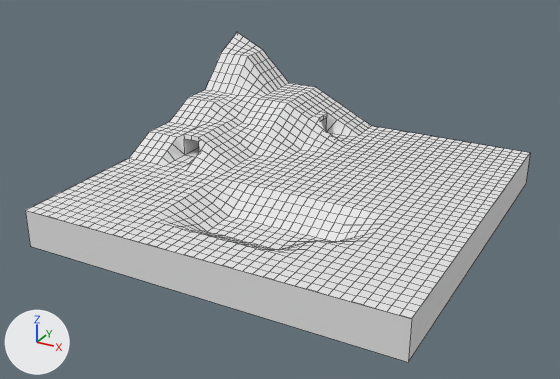
The Blender file dae/trainset/land.blend, before and after one commit.
Both versions are drawn from a 50 mm lens placed at (17.7, -34.3, 16.3), pointed at (-0.5, -1.4, -0.2). Every picture has the same lights, and +X, +Y and +Z are marked at lower left. Mesh edges are drawn as thin lines.

The older version as bpy lines, for what is in view:
```python
me_trainset_land_geo = bpy.data.meshes.new('trainset_land_geo')
me_trainset_land_geo.from_pydata(...)  # 1729 vertices, 1680 faces; spans x -9.8..10.2, y -10.1..9.9, z -2.3..4.7
me_trainset_land_geo.materials.append(mat_trainset_land_mat)  # white #e7e7e7
ob_trainset_land = bpy.data.objects.new('trainset_land', me_trainset_land_geo)
ob_trainset_land.location = (-0.17, 0.11, 0.31)
```
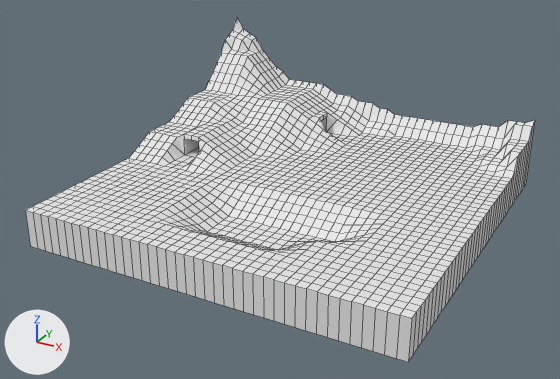
What the commit changed:
me_trainset_land_geo is used by ob_trainset_land; location (-0.17, 0.11, 0.31).
me_trainset_land_geo had 1729 vertices, 1680 faces and spanned x -9.8..10.2, y -10.1..9.9, z -2.3..4.7.
me_trainset_land_geo now has 1883 vertices, 1833 faces and spans x -9.8..10.2, y -10.1..9.9, z -2.3..5.7.
Part 1, on me_trainset_land_geo:
2 vertices are removed from x -9.8..10.2, y 9.9, z -0.3.
14 faces are deleted.
31 vertices in x -6.3..9.7, y 5.9..9.9, z -0.3..2.2 move by (0.0, 0.0, 0.2).
31 vertices in x -9.8..6.7, y 8.4..9.9, z -0.3..4.4 move by (0.0, 0.0, 0.5).
25 vertices in x -9.8..10.2, y 6.9..9.9, z -0.3..4.7 move by (0.0, 0.0, 1.0).
6 vertices in x 8.7..10.2, y 9.4..9.9, z -0.3 move by (0.0, 0.0, 1.7).
5 vertices in x 0.7..8.2, y 9.9, z -0.3 move by (0.0, 0.0, 1.2).
5 vertices in x -1.8..8.7, y 9.4..9.9, z -0.3..0.7 move by (0.0, 0.0, 0.7).
8 vertices move from x -1.3..10.2, y 5.9..9.9, z -0.3..0.4 to x -1.3..10.2, y 5.4..9.9, z -2.3..1.2.
17 vertices are added at x -9.8..10.2, y -1.6..9.9, z -2.3..1.7.
84 new vertices lie (0.0, 0.0, -2.0) away from vertices in x -9.8..10.2, y -10.1..4.9, z -0.3.
19 new vertices lie (0.0, 0.0, -3.0) away from vertices in x -9.8..10.2, y -0.1..9.9, z -0.3..0.7.
8 new vertices lie (0.0, 0.0, -3.7) away from vertices in x -9.8..10.2, y 3.4..9.9, z -0.3..1.4.
6 new vertices lie (0.5, 0.0, 0.0) away from vertices in x -9.8..9.7, y 5.9..9.9, z -2.3..-0.3.
6 new vertices lie (0.0, 0.0, -4.2) away from vertices in x -5.8..-3.3, y 9.9, z 1.4..1.7.
6 new vertices lie (0.0, 0.0, -4.0) away from vertices in x -9.8..-2.8, y 3.9..9.9, z 1.2..1.7.
5 new vertices lie (0.0, -0.5, 0.0) away from vertices in x -9.8..10.2, y -0.1..9.9, z -2.3..0.7.
5 new vertices lie (0.0, 0.0, -3.2) away from vertices in x -9.8..8.2, y 2.4..9.9, z -0.3..0.9.
167 new faces join them.

Boxes [x1, y1, x2, y2] around the edits, measured in the pictures (560 x 379 px):
'trainset_land', reshaped: before [25, 32, 530, 362]; after [25, 17, 535, 362]
